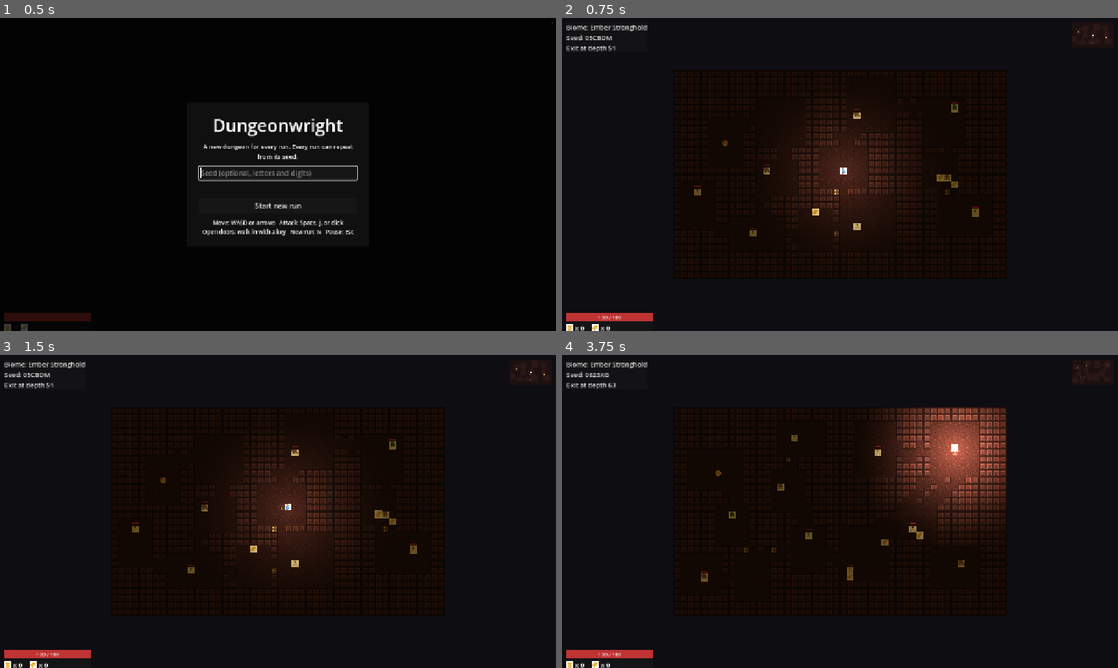
Above: before the commit, frames 1-4 (two rows, left to right).
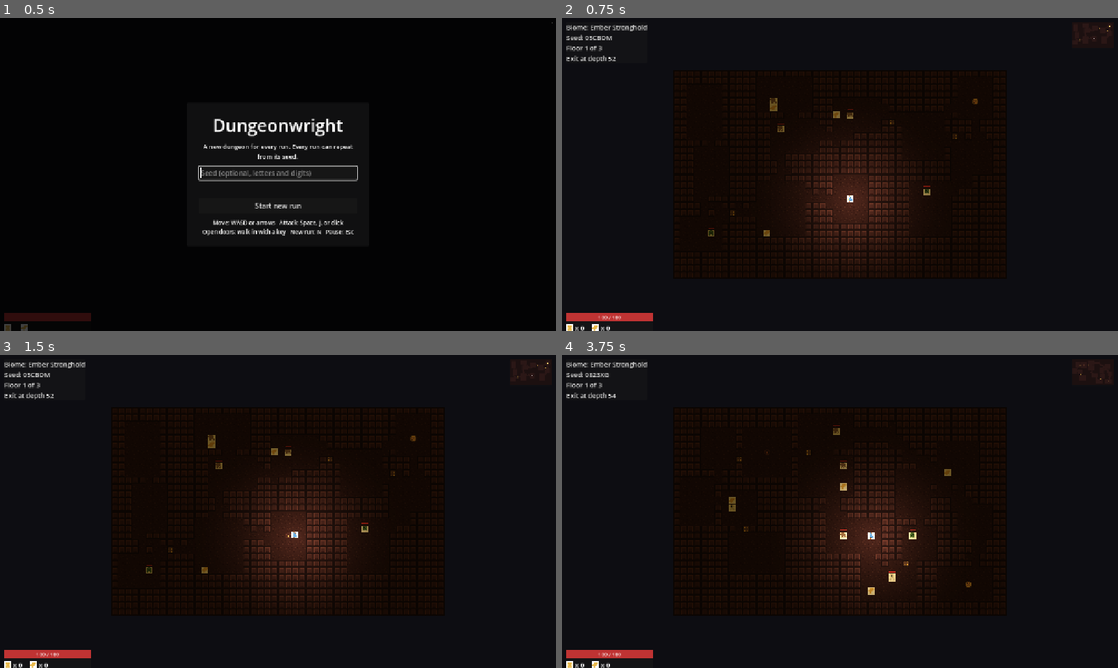
Above: after the commit, the same moments.

Repository: DanielCuevas1208/dungeonwright
Game: Godot game, scene res://scenes/main.tscn
Two runs of this game, one before a commit and one after it. Both use one fixed random seed, a clock stepped at 60 frames per second and the inputs below.
Inputs:
- Up to frame 1 (0.5 s): no input
- Up to frame 2 (0.75 s): click "Start new run" at 0.5 s
- Up to frame 3 (1.5 s): tap Enter at 1.25 s; hold D (move_right) from 1.28 s (still down); tap J (attack) at 1.35 s
- Up to frame 4 (3.75 s): release D (move_right) at 2.03 s; hold S (move_down) 2.03-2.78 s; tap N (new_run) at 2.1, 3.6 s; tap Space at 2.75 s; hold D (move_right) 2.78-3.53 s; tap J (attack) at 2.85 s; hold W (move_up) from 3.53 s (still down)

Frame 1 is identical in both runs. In frame 2, 2.7% of the frame differs, in the area x 0-99%, y 2-75%; in frame 3, 2.7%; in frame 4, 11%, in the area x 0-99%, y 2-78%.

Commit message:
feat: extend dungeonwright

Diff:
--- a/scripts/actors/player.gd
+++ b/scripts/actors/player.gd
@@ -46,6 +46,7 @@
 	p_view: DungeonView,
 	p_occupancy: Dictionary
 ) -> void:
+	_clear_visuals()
 	stats = p_stats
 	grid_pos = p_start
 	view = p_view
@@ -57,6 +58,18 @@
 	add_child(_sprite)
 	_add_light()
 	emit_hud()
+
+## Removes the visuals from a previous setup so a floor change can
+## rebuild the hero without stacking sprites.
+func _clear_visuals() -> void:
+	for child in get_children():
+		child.queue_free()
+
+## Resets the loot a hero carries into a brand-new run.
+func reset_progress() -> void:
+	coins = 0
+	shards = 0
+	keys_held = 0
 
 func _physics_process(p_delta: float) -> void:
 	if view == null or stats == null:
--- /dev/null
+++ b/scripts/core/run_profile.gd
@@ -0,0 +1,49 @@
+class_name RunProfile
+extends RefCounted
+## Defines the shape of a full run.
+##
+## A run spans several floors. Each floor is a fresh dungeon built from
+## a seed derived from the run seed. The profile scales the biome rules
+## so deeper floors carry more monsters and tougher hero stats. All the
+## math is deterministic, so a run seed replays every floor exactly.
+
+const TOTAL_FLOORS := 3
+
+const FLOOR_SEED_TWEAK := 0x9E3779B1
+
+## Extra monster density per floor beyond the first.
+const MONSTER_DENSITY_STEP := 0.12
+## Extra monster slots per floor beyond the first.
+const MONSTER_CAP_STEP := 3
+## Extra hero max health per floor beyond the first.
+const HEALTH_STEP := 20
+## Extra hero damage per floor beyond the first.
+const DAMAGE_STEP := 2
+## Extra doors per floor beyond the first.
+const DOOR_STEP := 1
+## Door count never rises above this bound.
+const MAX_DOOR_COUNT := 5
+
+## The number of floors in one run.
+static func total_floors() -> int:
+	return TOTAL_FLOORS
+
+## True when the given floor is the deepest floor of the run.
+static func is_final_floor(p_floor: int) -> bool:
+	return p_floor >= TOTAL_FLOORS
+
+## Returns the deterministic seed for one floor of a run.
+static func floor_seed(p_run_seed: int, p_floor: int) -> int:
+	return (p_run_seed ^ (p_floor * FLOOR_SEED_TWEAK)) & SeededRng.SEED_MASK
+
+## Returns a copy of the biome scaled for the given floor.
+static func config_for(p_biome: DungeonConfig, p_floor: int) -> DungeonConfig:
+	var steps := maxi(p_floor, 1) - 1
+	var config := p_biome.clone()
+	config.monster_density = minf(0.9, config.monster_density + MONSTER_DENSITY_STEP * steps)
+	config.monster_cap += MONSTER_CAP_STEP * steps
+	config.starting_health += HEALTH_STEP * steps
+	config.player_damage += DAMAGE_STEP * steps
+	config.door_count_min = mini(config.door_count_min + DOOR_STEP * steps, MAX_DOOR_COUNT)
+	config.door_count_max = mini(config.door_count_max + DOOR_STEP * steps, MAX_DOOR_COUNT)
+	return config
--- a/scripts/core/run_state.gd
+++ b/scripts/core/run_state.gd
@@ -13,6 +13,7 @@
 static var status: RunStatus = RunStatus.IDLE
 static var started_at: float = 0.0
 static var finished_at: float = 0.0
+static var floor: int = 1
 
 ## Elapsed play time in seconds for the current run.
 static func elapsed() -> float:
--- a/scripts/dungeon/dungeon_config.gd
+++ b/scripts/dungeon/dungeon_config.gd
@@ -56,3 +56,27 @@
 ## True when the config can generate a valid dungeon.
 func is_valid() -> bool:
 	return validate().is_empty()
+
+## Returns an independent copy of this config.
+func clone() -> DungeonConfig:
+	var copy := DungeonConfig.new()
+	copy.id = id
+	copy.display_name = display_name
+	copy.description = description
+	copy.width = width
+	copy.height = height
+	copy.room_count_min = room_count_min
+	copy.room_count_max = room_count_max
+	copy.room_min = room_min
+	copy.room_max = room_max
+	copy.corridor_style = corridor_style
+	copy.loop_chance = loop_chance
+	copy.door_count_min = door_count_min
+	copy.door_count_max = door_count_max
+	copy.monster_density = monster_density
+	copy.monster_cap = monster_cap
+	copy.monster_table = monster_table.duplicate(true)
+	copy.starting_health = starting_health
+	copy.player_damage = player_damage
+	copy.palette = palette.duplicate(true)
+	return copy
--- a/scripts/dungeon/dungeon_map.gd
+++ b/scripts/dungeon/dungeon_map.gd
@@ -12,6 +12,7 @@
 	DOOR_OPEN,
 	START,
 	EXIT,
+	STAIRS_DOWN,
 }
 
 var width: int = 0
--- a/scripts/main.gd
+++ b/scripts/main.gd
@@ -8,6 +8,7 @@
 ## turns its output into a live scene.
 
 signal run_started(seed_value: int)
+signal floor_started(floor_number: int)
 
 @onready var dungeon_view: DungeonView = $World/DungeonView
 @onready var monsters_root: Node2D = $World/Monsters
@@ -27,6 +28,7 @@
 var biome: DungeonConfig = null
 var occupancy: Dictionary = {}
 var run_seed: int = 0
+var floor_number: int = 1
 var monster_index := 0
 var _ended := false
 var _beacon_phase := 0.0
@@ -66,7 +68,10 @@
 	_collect_pickups()
 	_pulse_beacon(p_delta)
 	if not _ended and player.grid_pos == run.exit_pos:
-		_on_victory()
+		if RunProfile.is_final_floor(floor_number):
+			_on_victory()
+		else:
+			advance_floor()
 
 func _on_start_requested(p_seed_text: String) -> void:
 	var text := p_seed_text.strip_edges()
@@ -82,33 +87,54 @@
 
 func _on_new_run_requested(p_same_seed: bool) -> void:
 	if p_same_seed:
-		_start_run(run_seed)
+		_start_run(run_seed, 1, false)
 	else:
-		_start_run(randi())
+		_start_run(randi(), 1, false)
 
 ## Starts a run with a chosen seed. Public entry point for tooling.
 func start_run(p_seed_value: int) -> void:
-	_start_run(p_seed_value)
-
-func _start_run(p_seed_value: int) -> void:
+	_start_run(p_seed_value, 1, false)
+
+## Moves the run down one floor. Public entry point for tooling.
+## On the deepest floor this is a no-op.
+func advance_floor() -> void:
+	if run == null or _ended:
+		return
+	if RunProfile.is_final_floor(floor_number):
+		return
+	_start_run(run_seed, floor_number + 1, true)
+
+func _start_run(
+	p_seed_value: int,
+	p_floor: int = 1,
+	p_carry_progress: bool = false
+) -> void:
 	run_seed = p_seed_value
+	floor_number = p_floor
 	biome = Biomes.random(SeededRng.new(p_seed_value ^ 0x5EED))
-	run = DungeonGenerator.new().generate(biome, p_seed_value)
+	var config := RunProfile.config_for(biome, floor_number)
+	run = DungeonGenerator.new().generate(config, RunProfile.floor_seed(p_seed_value, floor_number))
 
 	_clear_world()
 	occupancy.clear()
 	_ended = false
 
-	dungeon_view.configure(run.map, biome)
+	if not p_carry_progress:
+		player.reset_progress()
+
+	dungeon_view.configure(run.map, config)
 	var stats := CombatStats.make({
-		"max_health": biome.starting_health,
-		"health": biome.starting_health,
-		"damage": biome.player_damage,
+		"max_health": config.starting_health,
+		"health": config.starting_health,
+		"damage": config.player_damage,
 	})
 	player.setup(stats, run.start_pos, dungeon_view, occupancy)
 	occupancy[run.start_pos] = player
 	player.can_enter = _hero_can_enter
 
+	if not RunProfile.is_final_floor(floor_number):
+		run.map.set_tile_cell(run.exit_pos, DungeonMap.Tile.STAIRS_DOWN)
+
 	monster_index = 0
 	for spawn in run.monster_spawns:
 		_spawn_monster(spawn.position, spawn.monster)
@@ -121,21 +147,30 @@
 	camera.enabled = true
 	camera.position = player.position
 	_apply_camera_limits()
-	ambient.color = Color(biome.palette.get(&"accent", Color.WHITE)).darkened(0.55)
-
-	hud.set_run(biome.display_name, SeededRng.encode_seed(p_seed_value), run.depth)
+	ambient.color = Color(config.palette.get(&"accent", Color.WHITE)).darkened(0.55)
+
+	hud.set_run(
+		biome.display_name,
+		SeededRng.encode_seed(p_seed_value),
+		run.depth,
+		floor_number
+	)
 	hud.set_minimap(dungeon_view.build_minimap_image(), run.map.width, run.map.height)
 
 	RunState.seed_value = p_seed_value
 	RunState.seed_string = SeededRng.encode_seed(p_seed_value)
 	RunState.biome_id = biome.id
 	RunState.status = RunState.RunStatus.ACTIVE
-	RunState.started_at = Time.get_ticks_msec() / 1000.0
+	RunState.floor = floor_number
+	if floor_number == 1:
+		RunState.started_at = Time.get_ticks_msec() / 1000.0
 
 	menu_overlay.hide_menu()
 	result_overlay.hide_result()
 	get_tree().paused = false
-	run_started.emit(p_seed_value)
+	floor_started.emit(floor_number)
+	if floor_number == 1:
+		run_started.emit(p_seed_value)
 
 func _spawn_monster(p_position: Vector2i, p_monster_id: StringName) -> void:
 	var spec := MonsterSpecs.by_id(p_monster_id)
@@ -208,7 +243,8 @@
 		SeededRng.encode_seed(run_seed),
 		run.depth,
 		player.coins,
-		RunState.elapsed()
+		RunState.elapsed(),
+		floor_number
 	)
 	get_tree().paused = true
 
@@ -223,7 +259,8 @@
 		SeededRng.encode_seed(run_seed),
 		run.depth,
 		player.coins,
-		RunState.elapsed()
+		RunState.elapsed(),
+		floor_number
 	)
 	get_tree().paused = true
 
--- a/scripts/ui/hud.gd
+++ b/scripts/ui/hud.gd
@@ -7,6 +7,7 @@
 
 var biome_label: Label = null
 var seed_label: Label = null
+var floor_label: Label = null
 var depth_label: Label = null
 var hp_fill: ColorRect = null
 var hp_label: Label = null
@@ -27,9 +28,10 @@
 	_build_bottom_panel()
 	_build_minimap()
 
-func set_run(p_biome: String, p_seed: String, p_depth: int) -> void:
+func set_run(p_biome: String, p_seed: String, p_depth: int, p_floor: int) -> void:
 	biome_label.text = "Biome: " + p_biome
 	seed_label.text = "Seed: " + p_seed
+	floor_label.text = "Floor %d of %d" % [p_floor, RunProfile.total_floors()]
 	depth_label.text = "Exit at depth " + str(p_depth)
 
 func set_hp(p_current: int, p_max: int) -> void:
@@ -72,9 +74,11 @@
 	panel.add_child(box)
 	biome_label = _label("", 15)
 	seed_label = _label("", 15)
+	floor_label = _label("", 15)
 	depth_label = _label("", 15)
 	box.add_child(biome_label)
 	box.add_child(seed_label)
+	box.add_child(floor_label)
 	box.add_child(depth_label)
 	add_child(panel)
 
--- a/scripts/ui/result_overlay.gd
+++ b/scripts/ui/result_overlay.gd
@@ -17,14 +17,21 @@
 	visible = false
 	_build()
 
-func show_result(p_won: bool, p_seed: String, p_depth: int, p_coins: int, p_time: float) -> void:
+func show_result(
+	p_won: bool,
+	p_seed: String,
+	p_depth: int,
+	p_coins: int,
+	p_time: float,
+	p_floors: int
+) -> void:
 	visible = true
 	_title.text = "Victory" if p_won else "Defeat"
 	_title.add_theme_color_override("font_color", Color("#7fe8b9") if p_won else Color("#e07070"))
 	var minutes := int(p_time) / 60
 	var seconds := int(p_time) % 60
-	_summary.text = "Seed: %s\nDepth: %d\nCoins: %d\nTime: %d:%02d" % [
-		p_seed, p_depth, p_coins, minutes, seconds,
+	_summary.text = "Seed: %s\nFloor: %d\nDepth: %d\nCoins: %d\nTime: %d:%02d" % [
+		p_seed, p_floors, p_depth, p_coins, minutes, seconds,
 	]
 	_same_seed_button.visible = p_won
 	_new_button.grab_focus()
--- a/scripts/world/dungeon_view.gd
+++ b/scripts/world/dungeon_view.gd
@@ -14,7 +14,7 @@
 ## The atlas coordinates for each tile type.
 const ATLAS_ORDER: Array = [
 	[0, 0], [1, 0], [2, 0], [3, 0],
-	[0, 1], [1, 1], [2, 1],
+	[0, 1], [1, 1], [2, 1], [3, 1],
 ]
 
 func _ready() -> void:
@@ -71,7 +71,7 @@
 					color = door_color
 				DungeonMap.Tile.START:
 					color = start_color
-				DungeonMap.Tile.EXIT:
+				DungeonMap.Tile.EXIT, DungeonMap.Tile.STAIRS_DOWN:
 					color = exit_color
 			for dx in 2:
 				for dy in 2:
@@ -86,7 +86,7 @@
 	var keys: Array = [
 		TileArt.TILE_WALL, TileArt.TILE_FLOOR_A, TileArt.TILE_FLOOR_B,
 		TileArt.TILE_DOOR_LOCKED, TileArt.TILE_DOOR_OPEN,
-		TileArt.TILE_START, TileArt.TILE_EXIT,
+		TileArt.TILE_START, TileArt.TILE_EXIT, TileArt.TILE_STAIRS,
 	]
 	for i in keys.size():
 		var tile_texture: Texture2D = textures[keys[i]]
@@ -123,6 +123,8 @@
 			return Vector2i(1, 1)
 		DungeonMap.Tile.EXIT:
 			return Vector2i(2, 1)
+		DungeonMap.Tile.STAIRS_DOWN:
+			return Vector2i(3, 1)
 		_:
 			return Vector2i(1, 0)
 
--- a/scripts/world/tile_art.gd
+++ b/scripts/world/tile_art.gd
@@ -16,6 +16,7 @@
 const TILE_DOOR_OPEN := &"door_open"
 const TILE_START := &"start"
 const TILE_EXIT := &"exit"
+const TILE_STAIRS := &"stairs_down"
 
 const ENTITY_KEYS := [
 	&"player", &"key", &"potion", &"coin",
@@ -45,6 +46,7 @@
 		TILE_DOOR_OPEN: _from_pattern(_DOOR_OPEN, p_palette, palette_roles),
 		TILE_START: _from_pattern(_START, p_palette, palette_roles),
 		TILE_EXIT: _from_pattern(_EXIT, p_palette, palette_roles),
+		TILE_STAIRS: _from_pattern(_STAIRS, p_palette, palette_roles),
 	}
 	_tile_cache[key] = textures
 	return textures
@@ -207,6 +209,17 @@
 	"........",
 ]
 
+const _STAIRS := [
+	"........",
+	"..g..g..",
+	"..gg.gg.",
+	"..gg.gg.",
+	"..ggggg.",
+	"..ggggg.",
+	"..ggggg.",
+	"........",
+]
+
 const _PLAYER := [
 	"..oo....",
 	"..o@o...",
--- /dev/null
+++ b/tests/integration/test_multi_floor.gd
@@ -0,0 +1,77 @@
+extends GutTest
+## A whole run: every floor generates, scales, and stays solvable.
+
+func test_every_floor_of_every_biome_is_solvable() -> void:
+	for biome in Biomes.all():
+		for run_seed in [11, 22, 33]:
+			for floor in range(1, RunProfile.total_floors() + 1):
+				var config := RunProfile.config_for(biome, floor)
+				var result := DungeonGenerator.new().generate(
+					config, RunProfile.floor_seed(run_seed, floor)
+				)
+				assert_true(result.solvable, "%s seed %d floor %d" % [
+					biome.id, run_seed, floor,
+				])
+				assert_true(
+					Pathfinding.reaches(result.map, result.start_pos, result.exit_pos, true),
+					"exit blocked on %s seed %d floor %d" % [biome.id, run_seed, floor],
+				)
+
+func test_floors_of_one_run_differ() -> void:
+	var biome := Biomes.crypt()
+	var floor_one := DungeonGenerator.new().generate(
+		RunProfile.config_for(biome, 1), RunProfile.floor_seed(4242, 1)
+	)
+	var floor_two := DungeonGenerator.new().generate(
+		RunProfile.config_for(biome, 2), RunProfile.floor_seed(4242, 2)
+	)
+	var differences := 0
+	for y in floor_one.map.height:
+		for x in floor_one.map.width:
+			if floor_one.map.get_tile(x, y) != floor_two.map.get_tile(x, y):
+				differences += 1
+	assert_gt(differences, 100)
+
+func test_every_floor_of_a_run_replays_identically() -> void:
+	var biome := Biomes.drowned_forest()
+	var run_seed := 909
+	for floor in range(1, RunProfile.total_floors() + 1):
+		var first := DungeonGenerator.new().generate(
+			RunProfile.config_for(biome, floor), RunProfile.floor_seed(run_seed, floor)
+		)
+		var second := DungeonGenerator.new().generate(
+			RunProfile.config_for(biome, floor), RunProfile.floor_seed(run_seed, floor)
+		)
+		assert_eq(first.map._cells, second.map._cells, "floor %d" % floor)
+		assert_eq(first.exit_pos, second.exit_pos, "floor %d" % floor)
+		assert_eq(first.start_pos, second.start_pos, "floor %d" % floor)
+
+func test_hero_stats_ramp_with_floor() -> void:
+	var biome := Biomes.ember_stronghold()
+	var health_before := 0
+	var damage_before := 0
+	for floor in range(1, RunProfile.total_floors() + 1):
+		var config := RunProfile.config_for(biome, floor)
+		assert_gt(config.starting_health, health_before, "floor %d" % floor)
+		assert_gt(config.player_damage, damage_before, "floor %d" % floor)
+		health_before = config.starting_health
+		damage_before = config.player_damage
+
+func test_monster_pressure_ramps_with_floor() -> void:
+	var biome := Biomes.crypt()
+	var cap_before := 0
+	var density_before := 0.0
+	for floor in range(1, RunProfile.total_floors() + 1):
+		var config := RunProfile.config_for(biome, floor)
+		assert_gt(config.monster_cap, cap_before, "floor %d" % floor)
+		assert_gt(config.monster_density, density_before, "floor %d" % floor)
+		cap_before = config.monster_cap
+		density_before = config.monster_density
+
+func test_deeper_floors_stay_within_balance_bounds() -> void:
+	for biome in Biomes.all():
+		for floor in range(1, RunProfile.total_floors() + 1):
+			var config := RunProfile.config_for(biome, floor)
+			assert_lte(config.monster_density, 1.0, biome.id)
+			assert_lte(config.door_count_min, config.door_count_max, biome.id)
+			assert_lte(config.door_count_max, RunProfile.MAX_DOOR_COUNT, biome.id)
--- /dev/null
+++ b/tests/unit/test_run_profile.gd
@@ -0,0 +1,75 @@
+extends GutTest
+## The run profile scales biomes across floors and stays deterministic.
+
+func test_total_floors_is_meaningful() -> void:
+	assert_gte(RunProfile.total_floors(), 2)
+	assert_false(RunProfile.is_final_floor(1))
+	assert_true(RunProfile.is_final_floor(RunProfile.total_floors()))
+
+func test_floor_seed_is_deterministic() -> void:
+	assert_eq(
+		RunProfile.floor_seed(12345, 2),
+		RunProfile.floor_seed(12345, 2)
+	)
+	assert_eq(
+		RunProfile.floor_seed(777, 3),
+		RunProfile.floor_seed(777, 3)
+	)
+
+func test_floor_seed_differs_by_floor_and_run() -> void:
+	assert_ne(RunProfile.floor_seed(12345, 1), RunProfile.floor_seed(12345, 2))
+	assert_ne(RunProfile.floor_seed(12345, 2), RunProfile.floor_seed(12345, 3))
+	assert_ne(RunProfile.floor_seed(12345, 2), RunProfile.floor_seed(54321, 2))
+
+func test_floor_seed_stays_in_seed_mask() -> void:
+	for run_seed in [0, 1, 999999, 16777215]:
+		for floor in range(1, RunProfile.total_floors() + 1):
+			assert_eq(
+				RunProfile.floor_seed(run_seed, floor) & SeededRng.SEED_MASK,
+				RunProfile.floor_seed(run_seed, floor)
+			)
+
+func test_config_for_scales_with_floor() -> void:
+	var base := Biomes.crypt()
+	var floor_one := RunProfile.config_for(base, 1)
+	var floor_two := RunProfile.config_for(base, 2)
+	assert_gt(floor_two.monster_cap, floor_one.monster_cap)
+	assert_gt(floor_two.starting_health, floor_one.starting_health)
+	assert_gt(floor_two.player_damage, floor_one.player_damage)
+	assert_gt(floor_two.monster_density, floor_one.monster_density)
+	assert_true(floor_two.is_valid())
+
+func test_config_for_never_invalidates() -> void:
+	for biome in Biomes.all():
+		for floor in range(1, RunProfile.total_floors() + 1):
+			var config := RunProfile.config_for(biome, floor)
+			assert_true(config.is_valid(), "%s floor %d: %s" % [
+				biome.id, floor, str(config.validate()),
+			])
+
+func test_config_for_keeps_identity_and_palette() -> void:
+	var base := Biomes.drowned_forest()
+	var scaled := RunProfile.config_for(base, 3)
+	assert_eq(scaled.id, base.id)
+	assert_eq(scaled.display_name, base.display_name)
+	assert_eq(scaled.palette, base.palette)
+	assert_eq(scaled.width, base.width)
+	assert_eq(scaled.height, base.height)
+
+func test_config_for_does_not_mutate_base() -> void:
+	var base := Biomes.ember_stronghold()
+	var health_before := base.starting_health
+	var damage_before := base.player_damage
+	var density_before := base.monster_density
+	RunProfile.config_for(base, 3)
+	assert_eq(base.starting_health, health_before)
+	assert_eq(base.player_damage, damage_before)
+	assert_eq(base.monster_density, density_before)
+
+func test_config_for_is_deterministic() -> void:
+	var first := RunProfile.config_for(Biomes.crypt(), 2)
+	var second := RunProfile.config_for(Biomes.crypt(), 2)
+	assert_eq(first.monster_density, second.monster_density)
+	assert_eq(first.starting_health, second.starting_health)
+	assert_eq(first.door_count_min, second.door_count_min)
+	assert_eq(first.door_count_max, second.door_count_max)
--- a/tools/smoke.gd
+++ b/tools/smoke.gd
@@ -34,20 +34,54 @@
 	if _failed:
 		quit(1)
 		return
-	_verify()
+	_verify_floor(1)
+	if _failed:
+		quit(1)
+		return
 
-func _verify() -> void:
+	print("[smoke] descending to floor 2")
+	_main.advance_floor()
+	for i in 30:
+		await physics_frame
+	_verify_floor(2)
+	if _failed:
+		quit(1)
+		return
+
+	print("[smoke] descending to floor 3")
+	_main.advance_floor()
+	for i in 30:
+		await physics_frame
+	_verify_floor(3)
+
+	_verify_input_bindings()
+
+func _verify_floor(p_floor: int) -> void:
+	if _main.floor_number != p_floor:
+		_fail("expected floor %d, got %d" % [p_floor, _main.floor_number])
+	if RunState.floor != p_floor:
+		_fail("RunState.floor is %d, expected %d" % [RunState.floor, p_floor])
 	if _main.run == null:
-		_fail("no run was generated")
-	elif _main.player == null:
-		_fail("player was not spawned")
-	elif _main.player.grid_pos != _main.run.start_pos:
-		_fail("player is not at the start tile")
-	elif not Pathfinding.reaches(_main.run.map, _main.run.start_pos, _main.run.exit_pos, true):
-		_fail("exit is not reachable from the start")
-	elif not _main.run.solvable:
-		_fail("dungeon is not solvable")
-	_verify_input_bindings()
+		_fail("no run was generated on floor %d" % p_floor)
+		return
+	if _main.player == null:
+		_fail("player was not spawned on floor %d" % p_floor)
+		return
+	if _main.player.grid_pos != _main.run.start_pos:
+		_fail("player is not at the start tile on floor %d" % p_floor)
+		return
+	if not _main.run.solvable:
+		_fail("floor %d is not solvable" % p_floor)
+		return
+	if not Pathfinding.reaches(_main.run.map, _main.run.start_pos, _main.run.exit_pos, true):
+		_fail("exit is not reachable on floor %d" % p_floor)
+		return
+	var expected_tile := DungeonMap.Tile.EXIT if RunProfile.is_final_floor(p_floor) \
+		else DungeonMap.Tile.STAIRS_DOWN
+	if _main.run.map.get_tile_cell(_main.run.exit_pos) != expected_tile:
+		_fail("floor %d exit tile is wrong" % p_floor)
+		return
+	print("[smoke] floor %d verified" % p_floor)
 
 func _verify_input_bindings() -> void:
 	for action in Controls.ACTIONS:
@@ -65,7 +99,7 @@
 		print("[smoke] FAILED")
 		quit(1)
 	else:
-		print("Smoke test passed: seed 12345 spawned a solvable dungeon.")
+		print("Smoke test passed: seed 12345 descended 3 solvable floors.")
 		quit(0)
 
 func _fail(p_message: String) -> void:
Not shown, added: scripts/core/run_profile.gd.uid
Not shown, added: tests/integration/test_multi_floor.gd.uid
Not shown, added: tests/unit/test_run_profile.gd.uid
Not shown, changed: .github/workflows/ci.yml
Not shown, changed: CHANGELOG.md
Not shown, added: CONTRIBUTING.md
Not shown, added: SECURITY.md
Not shown, changed: docs/architecture.md
